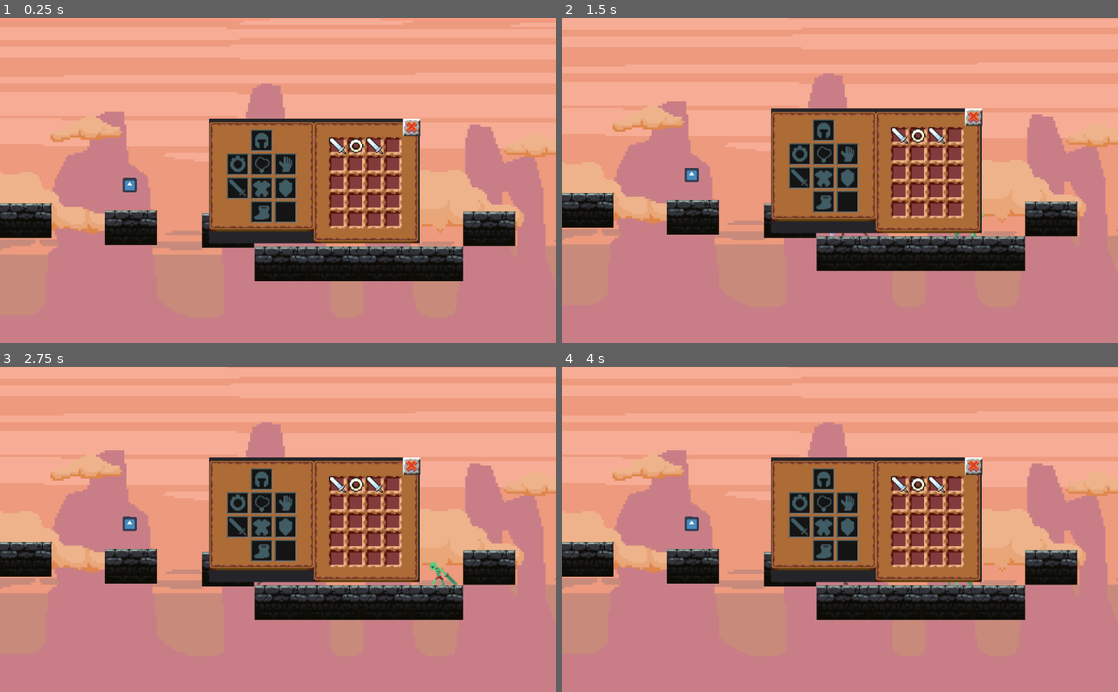
Above: before the commit, frames 1-4 (two rows, left to right).
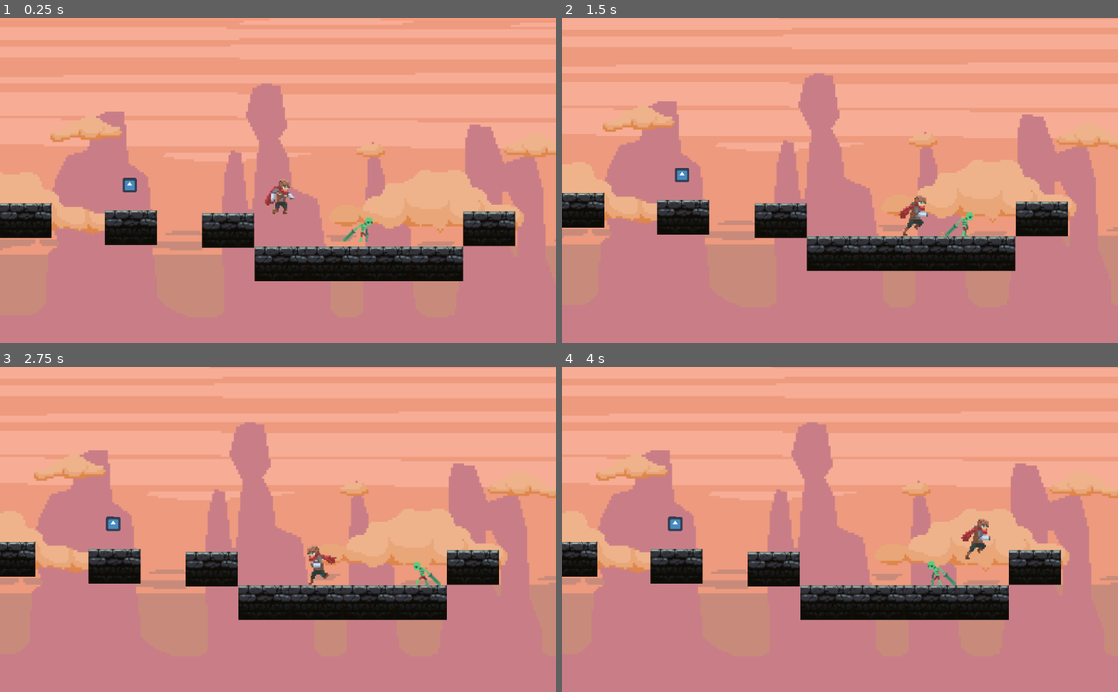
Above: after the commit, the same moments.

Repository: Majlo001/GodotGame
Game: Godot game, scene res://World.tscn
The game is run twice, just before and just after one commit, with the same random seed, the same clock (stepped at 60 frames per second) and the same inputs. The engine's default icon, where the game draws it, is replaced by a stand-in: a white triangle on a blue panel in a dark square.
Inputs (mouse positions are in pixels of both pictures, inside the frame that each line leads up to):
- Up to frame 1 (0.25 s): no input
- Up to frame 2 (1.5 s): tap Enter at 0.5 s; move the mouse to (928, 180) at 0.52 s; hold D (move_right) from 0.53 s (still down); tap Space (action_attack) at 0.6 s; click (928, 180) at 0.67 s; tap W (action_jump) at 0.77 s; move the mouse to (728, 196) at 1.27 s; tap S (action_slide) at 1.35 s; click (728, 196) at 1.42 s
- Up to frame 3 (2.75 s): tap W (action_jump) at 1.52 s; move the mouse to (333, 458) at 2.02 s; release D (move_right) at 2.03 s; hold A (move_left) from 2.03 s (still down); tap Space (action_attack) at 2.1 s; click (333, 458) at 2.17 s
- Up to frame 4 (4 s): move the mouse to (812, 594) at 2.77 s; release A (move_left) at 2.78 s; hold D (move_right) from 2.78 s (still down); tap S (action_slide) at 2.85 s; click (812, 594) at 2.92 s; tap W (action_jump) at 3.02, 3.77 s; move the mouse to (1006, 578) at 3.52 s; tap Space (action_attack) at 3.6 s; click (1006, 578) at 3.67 s

The runs differ from the first frame. In frame 1, 14% of the frame differs, in the area x 37-76%, y 30-70%; in frame 2, 21%; in frame 3, 24%, in the area x 0-100%, y 17-78%; in frame 4, 24%.
Error before the commit: Invalid get index 'item' (on base: 'Nil'). (res://Inventory.gd:78)

Commit message:
1.1

Diff:
--- a/KinematicBody2D.gd
+++ b/KinematicBody2D.gd
@@ -17,6 +17,7 @@
 		attack = false
 
 func get_input():
+
 	#atak
 	if Input.is_action_just_pressed("action_attack"):
 		attack = true
@@ -29,20 +30,33 @@
 		add_child(timer)
 		timer.start()
 		velocity.x = 0
-		#ruch w prawo
-	elif Input.is_action_pressed("move_right"):
+
+	#inventarz
+	if Input.is_action_pressed("action_inventory"):
+		var invenotry = load("inventory.tscn")
+		var node = invenotry.instance()
+		add_child(node)
+#	elif Input.is_action_pressed("action_inventory") && inv == true:
+#		inv = false
+#		remove_child(node)
+
+	#ruch w prawo
+	if Input.is_action_pressed("move_right"):
 		velocity.x = SPEED
 		$Sprite.flip_h = false
 		$Sprite.play("Run")
+
 	#ruch w lewo
 	elif Input.is_action_pressed("move_left"):
 		velocity.x = -SPEED
 		$Sprite.flip_h = true
 		$Sprite.play("Run")
+
 	#bezruch
 	else:
 		velocity.x = 0
 		$Sprite.play("Idle-NoSword")
+
 	#skok
 	if is_on_floor():
 		if attack ==false:
@@ -50,6 +64,7 @@
 				velocity.y = JUMP
 	else:
 		$Sprite.play("Jump")
+
 	#ślizg
 	if Input.is_action_pressed("action_slide"):
 		if $Sprite.flip_h == true:
@@ -61,6 +76,11 @@
 
 	velocity.y += GRAVITY
 
+	#ESC wywala gre i elo
+func _unhandled_input(event):
+    if event is InputEventKey:
+        if event.pressed and event.scancode == KEY_ESCAPE:
+            get_tree().quit()
 
 
 func on_timeout_complete():
--- a/World.tscn
+++ b/World.tscn
@@ -7,28 +7,28 @@
 [ext_resource path="res://Individual Sprites/adventurer-run-03.png" type="Texture" id=5]
 [ext_resource path="res://Individual Sprites/adventurer-run-04.png" type="Texture" id=6]
 [ext_resource path="res://Individual Sprites/adventurer-run-05.png" type="Texture" id=7]
-[ext_resource path="res://Individual Sprites/adventurer-jump-00.png" type="Texture" id=8]
-[ext_resource path="res://Individual Sprites/adventurer-jump-01.png" type="Texture" id=9]
-[ext_resource path="res://Individual Sprites/adventurer-jump-02.png" type="Texture" id=10]
-[ext_resource path="res://Individual Sprites/adventurer-jump-03.png" type="Texture" id=11]
-[ext_resource path="res://Individual Sprites/adventurer-attack1-00.png" type="Texture" id=12]
-[ext_resource path="res://Individual Sprites/adventurer-attack1-01.png" type="Texture" id=13]
-[ext_resource path="res://Individual Sprites/adventurer-attack1-02.png" type="Texture" id=14]
-[ext_resource path="res://Individual Sprites/adventurer-attack1-03.png" type="Texture" id=15]
-[ext_resource path="res://Individual Sprites/adventurer-attack1-04.png" type="Texture" id=16]
-[ext_resource path="res://Individual Sprites/adventurer-stand-02.png" type="Texture" id=17]
-[ext_resource path="res://Individual Sprites/adventurer-stand-01.png" type="Texture" id=18]
-[ext_resource path="res://Individual Sprites/adventurer-stand-00.png" type="Texture" id=19]
-[ext_resource path="res://Individual Sprites/adventurer-slide-00.png" type="Texture" id=20]
-[ext_resource path="res://Individual Sprites/adventurer-slide-01.png" type="Texture" id=21]
-[ext_resource path="res://Individual Sprites/adventurer-idle-00.png" type="Texture" id=22]
-[ext_resource path="res://Individual Sprites/adventurer-idle-01.png" type="Texture" id=23]
-[ext_resource path="res://Individual Sprites/adventurer-idle-02.png" type="Texture" id=24]
-[ext_resource path="res://Individual Sprites/adventurer-idle-03.png" type="Texture" id=25]
-[ext_resource path="res://Individual Sprites/adventurer-idle-2-00.png" type="Texture" id=26]
-[ext_resource path="res://Individual Sprites/adventurer-idle-2-01.png" type="Texture" id=27]
-[ext_resource path="res://Individual Sprites/adventurer-idle-2-02.png" type="Texture" id=28]
-[ext_resource path="res://Individual Sprites/adventurer-idle-2-03.png" type="Texture" id=29]
+[ext_resource path="res://Individual Sprites/adventurer-idle-2-00.png" type="Texture" id=8]
+[ext_resource path="res://Individual Sprites/adventurer-idle-2-01.png" type="Texture" id=9]
+[ext_resource path="res://Individual Sprites/adventurer-idle-2-02.png" type="Texture" id=10]
+[ext_resource path="res://Individual Sprites/adventurer-idle-2-03.png" type="Texture" id=11]
+[ext_resource path="res://Individual Sprites/adventurer-idle-00.png" type="Texture" id=12]
+[ext_resource path="res://Individual Sprites/adventurer-idle-01.png" type="Texture" id=13]
+[ext_resource path="res://Individual Sprites/adventurer-idle-02.png" type="Texture" id=14]
+[ext_resource path="res://Individual Sprites/adventurer-idle-03.png" type="Texture" id=15]
+[ext_resource path="res://Individual Sprites/adventurer-stand-02.png" type="Texture" id=16]
+[ext_resource path="res://Individual Sprites/adventurer-stand-01.png" type="Texture" id=17]
+[ext_resource path="res://Individual Sprites/adventurer-stand-00.png" type="Texture" id=18]
+[ext_resource path="res://Individual Sprites/adventurer-slide-00.png" type="Texture" id=19]
+[ext_resource path="res://Individual Sprites/adventurer-slide-01.png" type="Texture" id=20]
+[ext_resource path="res://Individual Sprites/adventurer-attack1-00.png" type="Texture" id=21]
+[ext_resource path="res://Individual Sprites/adventurer-attack1-01.png" type="Texture" id=22]
+[ext_resource path="res://Individual Sprites/adventurer-attack1-02.png" type="Texture" id=23]
+[ext_resource path="res://Individual Sprites/adventurer-attack1-03.png" type="Texture" id=24]
+[ext_resource path="res://Individual Sprites/adventurer-attack1-04.png" type="Texture" id=25]
+[ext_resource path="res://Individual Sprites/adventurer-jump-00.png" type="Texture" id=26]
+[ext_resource path="res://Individual Sprites/adventurer-jump-01.png" type="Texture" id=27]
+[ext_resource path="res://Individual Sprites/adventurer-jump-02.png" type="Texture" id=28]
+[ext_resource path="res://Individual Sprites/adventurer-jump-03.png" type="Texture" id=29]
 [ext_resource path="res://brick.png" type="Texture" id=30]
 [ext_resource path="res://Zombie.gd" type="Script" id=31]
 [ext_resource path="res://undead sprite pack/TheWalkingDzban/walk1.png" type="Texture" id=32]
@@ -54,8 +54,6 @@
 [ext_resource path="res://Area2D.gd" type="Script" id=52]
 [ext_resource path="res://icon.png" type="Texture" id=53]
 [ext_resource path="res://background1.png" type="Texture" id=54]
-[ext_resource path="res://eq.png" type="Texture" id=55]
-[ext_resource path="res://Inventory.gd" type="Script" id=56]
 
 [sub_resource type="SpriteFrames" id=1]
 
@@ -65,30 +63,30 @@
 "name": "Run",
 "speed": 7.0
 }, {
-"frames": [ ExtResource( 8 ), ExtResource( 9 ), ExtResource( 10 ), ExtResource( 11 ), ExtResource( 10 ), ExtResource( 9 ), ExtResource( 8 ) ],
-"loop": true,
-"name": "Jump",
+"frames": [ ExtResource( 8 ), ExtResource( 9 ), ExtResource( 10 ), ExtResource( 11 ) ],
+"loop": true,
+"name": "Idle-Sword",
+"speed": 4.0
+}, {
+"frames": [ ExtResource( 12 ), ExtResource( 13 ), ExtResource( 14 ), ExtResource( 15 ) ],
+"loop": true,
+"name": "Idle-NoSword",
+"speed": 4.0
+}, {
+"frames": [ ExtResource( 16 ), ExtResource( 17 ), ExtResource( 18 ), ExtResource( 19 ), ExtResource( 20 ), ExtResource( 18 ), ExtResource( 17 ), ExtResource( 16 ) ],
+"loop": true,
+"name": "Slide",
 "speed": 5.0
 }, {
-"frames": [ ExtResource( 12 ), ExtResource( 13 ), ExtResource( 14 ), ExtResource( 15 ), ExtResource( 16 ) ],
+"frames": [ ExtResource( 21 ), ExtResource( 22 ), ExtResource( 23 ), ExtResource( 24 ), ExtResource( 25 ) ],
 "loop": true,
 "name": "Attack",
 "speed": 5.0
 }, {
-"frames": [ ExtResource( 17 ), ExtResource( 18 ), ExtResource( 19 ), ExtResource( 20 ), ExtResource( 21 ), ExtResource( 19 ), ExtResource( 18 ), ExtResource( 17 ) ],
-"loop": true,
-"name": "Slide",
+"frames": [ ExtResource( 26 ), ExtResource( 27 ), ExtResource( 28 ), ExtResource( 29 ), ExtResource( 28 ), ExtResource( 27 ), ExtResource( 26 ) ],
+"loop": true,
+"name": "Jump",
 "speed": 5.0
-}, {
-"frames": [ ExtResource( 22 ), ExtResource( 23 ), ExtResource( 24 ), ExtResource( 25 ) ],
-"loop": true,
-"name": "Idle-NoSword",
-"speed": 4.0
-}, {
-"frames": [ ExtResource( 26 ), ExtResource( 27 ), ExtResource( 28 ), ExtResource( 29 ) ],
-"loop": true,
-"name": "Idle-Sword",
-"speed": 4.0
 } ]
 
 [sub_resource type="RectangleShape2D" id=2]
@@ -120,13 +118,12 @@
 custom_solver_bias = 0.0
 radius = 10.0
 
-[node name="World" type="Node2D" index="0"]
+[node name="World" type="Node2D"]
 
 position = Vector2( -2.05054, 0 )
 
 [node name="Janek" type="KinematicBody2D" parent="." index="0"]
 
-editor/display_folded = true
 input_pickable = false
 collision_layer = 1
 collision_mask = 1
@@ -455,54 +452,3 @@
 position = Vector2( 378.591, 309.173 )
 texture = ExtResource( 54 )
 _sections_unfolded = [ "Transform" ]
-
-[node name="Inventory" type="Node" parent="." index="12"]
-
-_sections_unfolded = [ "Pause" ]
-
-[node name="Panel" type="Panel" parent="Inventory" index="0"]
-
-anchor_left = 0.0
-anchor_top = 0.0
-anchor_right = 0.0
-anchor_bottom = 0.0
-margin_left = 331.0
-margin_top = 166.0
-margin_right = 719.0
-margin_bottom = 396.0
-rect_pivot_offset = Vector2( 0, 0 )
-rect_clip_content = false
-mouse_filter = 2
-mouse_default_cursor_shape = 0
-size_flags_horizontal = 1
-size_flags_vertical = 1
-_sections_unfolded = [ "Material", "Visibility" ]
-
-[node name="eq" type="Sprite" parent="Inventory/Panel" index="0"]
-
-position = Vector2( 194.804, 115.608 )
-texture = ExtResource( 55 )
-
-[node name="GridContainer" type="GridContainer" parent="Inventory/Panel" index="1"]
-
-anchor_left = 0.0
-anchor_top = 0.0
-anchor_right = 0.0
-anchor_bottom = 0.0
-margin_left = 221.0
-margin_top = 35.0
-margin_right = 363.0
-margin_bottom = 211.0
-rect_scale = Vector2( 0.95, 0.95 )
-rect_pivot_offset = Vector2( 0, 0 )
-rect_clip_content = false
-mouse_filter = 1
-mouse_default_cursor_shape = 0
-size_flags_horizontal = 1
-size_flags_vertical = 1
-columns = 4
-script = ExtResource( 56 )
-_sections_unfolded = [ "Rect" ]
-__meta__ = {
-"_edit_group_": true
-}
--- a/project.godot
+++ b/project.godot
@@ -17,15 +17,22 @@
 [input]
 
 action_attack=[ Object(InputEventKey,"resource_local_to_scene":false,"resource_name":"","device":0,"alt":false,"shift":false,"control":false,"meta":false,"command":false,"pressed":false,"scancode":32,"unicode":0,"echo":false,"script":null)
-, Object(InputEventMouseButton,"resource_local_to_scene":false,"resource_name":"","device":0,"alt":false,"shift":false,"control":false,"meta":false,"command":false,"button_mask":0,"position":Vector2( 0, 0 ),"global_position":Vector2( 0, 0 ),"factor":1.0,"button_index":1,"pressed":false,"doubleclick":false,"script":null)
+, Object(InputEventJoypadButton,"resource_local_to_scene":false,"resource_name":"","device":0,"button_index":5,"pressure":0.0,"pressed":false,"script":null)
  ]
 move_left=[ Object(InputEventKey,"resource_local_to_scene":false,"resource_name":"","device":0,"alt":false,"shift":false,"control":false,"meta":false,"command":false,"pressed":false,"scancode":65,"unicode":0,"echo":false,"script":null)
+, Object(InputEventJoypadMotion,"resource_local_to_scene":false,"resource_name":"","device":0,"axis":0,"axis_value":-1.0,"script":null)
  ]
 move_right=[ Object(InputEventKey,"resource_local_to_scene":false,"resource_name":"","device":0,"alt":false,"shift":false,"control":false,"meta":false,"command":false,"pressed":false,"scancode":68,"unicode":0,"echo":false,"script":null)
+, Object(InputEventJoypadMotion,"resource_local_to_scene":false,"resource_name":"","device":0,"axis":0,"axis_value":1.0,"script":null)
  ]
 action_slide=[ Object(InputEventKey,"resource_local_to_scene":false,"resource_name":"","device":0,"alt":false,"shift":false,"control":false,"meta":false,"command":false,"pressed":false,"scancode":83,"unicode":0,"echo":false,"script":null)
+, Object(InputEventJoypadMotion,"resource_local_to_scene":false,"resource_name":"","device":0,"axis":1,"axis_value":1.0,"script":null)
  ]
 action_jump=[ Object(InputEventKey,"resource_local_to_scene":false,"resource_name":"","device":0,"alt":false,"shift":false,"control":false,"meta":false,"command":false,"pressed":false,"scancode":87,"unicode":0,"echo":false,"script":null)
+, Object(InputEventJoypadMotion,"resource_local_to_scene":false,"resource_name":"","device":0,"axis":1,"axis_value":-1.0,"script":null)
+ ]
+action_inventory=[ Object(InputEventKey,"resource_local_to_scene":false,"resource_name":"","device":0,"alt":false,"shift":false,"control":false,"meta":false,"command":false,"pressed":false,"scancode":73,"unicode":0,"echo":false,"script":null)
+, Object(InputEventJoypadButton,"resource_local_to_scene":false,"resource_name":"","device":0,"button_index":0,"pressure":0.0,"pressed":false,"script":null)
  ]
 
 [rendering]
Not shown: 1 places in World.tscn that only renumber resources
